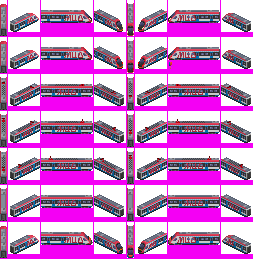
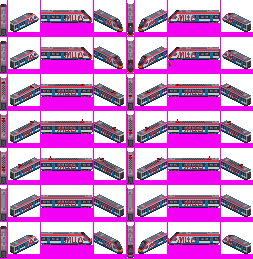
Layered file, before and after one edit (253×259). Changes by layer:
hid "2.0&3.0 overlap" over [85, 18, 175, 255]
showed "0.0_2&1.0 overlap" over [85, 19, 175, 255]
painted on "head" over [1, 4, 243, 36]
painted on "wag" over [21, 201, 240, 211]
painted on "head e" over [1, 41, 243, 73]
painted on "mot d" over [21, 90, 240, 100]
painted on "mot" over [21, 127, 240, 137]
painted on "wag mot 2" over [21, 164, 240, 174]
painted on "head fake" over [1, 226, 243, 255]
